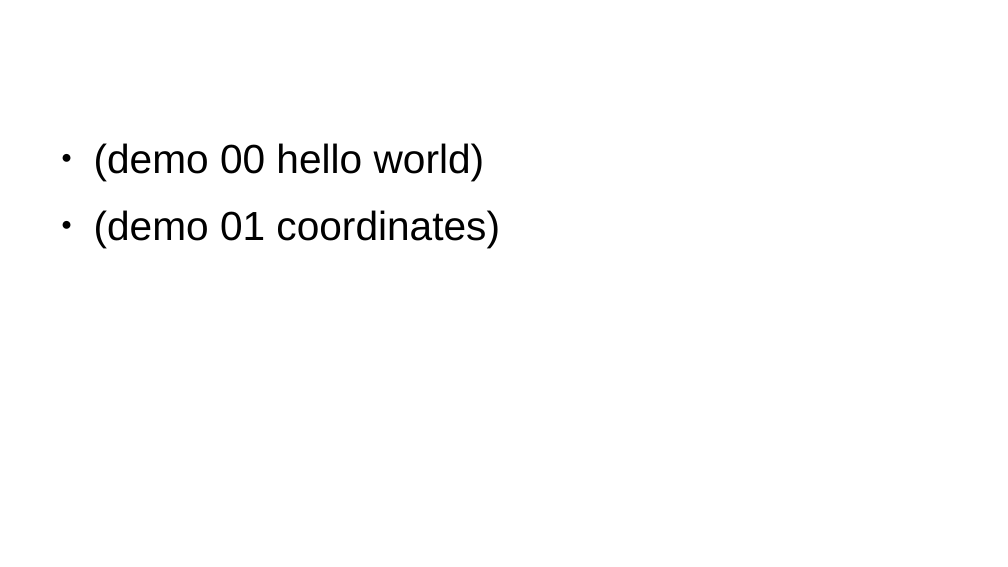
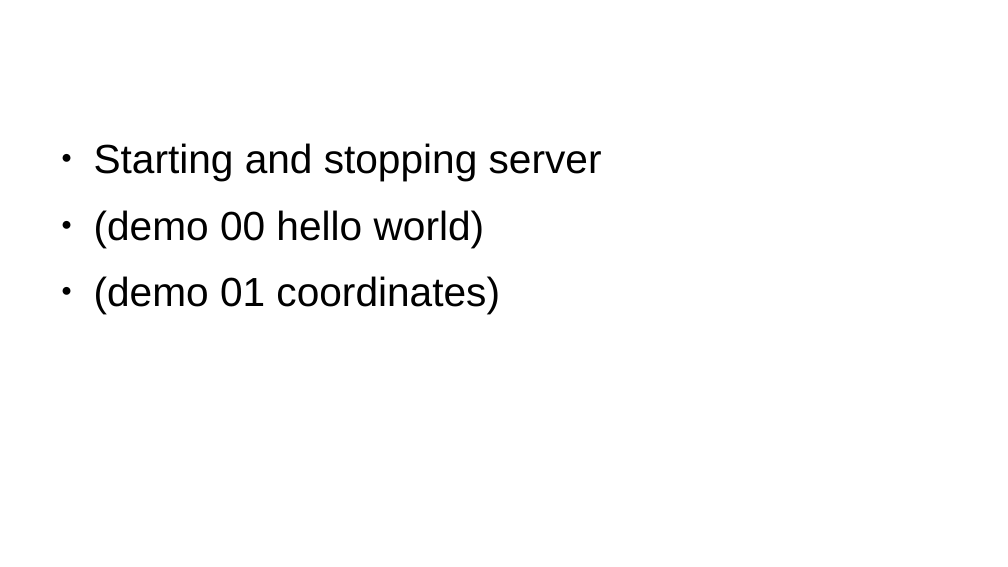
Before and after one commit to electronstudio/coderdojo-python, a slide deck: slide 8 of minecraft/minecraft.odp. Drawn at 1008x567 pixels with LibreOffice and Linux fonts; fonts in the diff are those of the drawing. Boxes give left, top, right and bottom in pixels: in the first picture for what was removed or moved away, otherwise in the second. Text is boxed around its words. In the diff, an @@ line names an element or a change of style, - is before the commit and + after.

```diff
--- a/minecraft/minecraft.odp
+++ b/minecraft/minecraft.odp
@@ text at [94,143,602,181]: paragraph added @@
+● Starting and stopping server
```
Also in this commit, not shown: 1 other slide changed, 9 other files.
